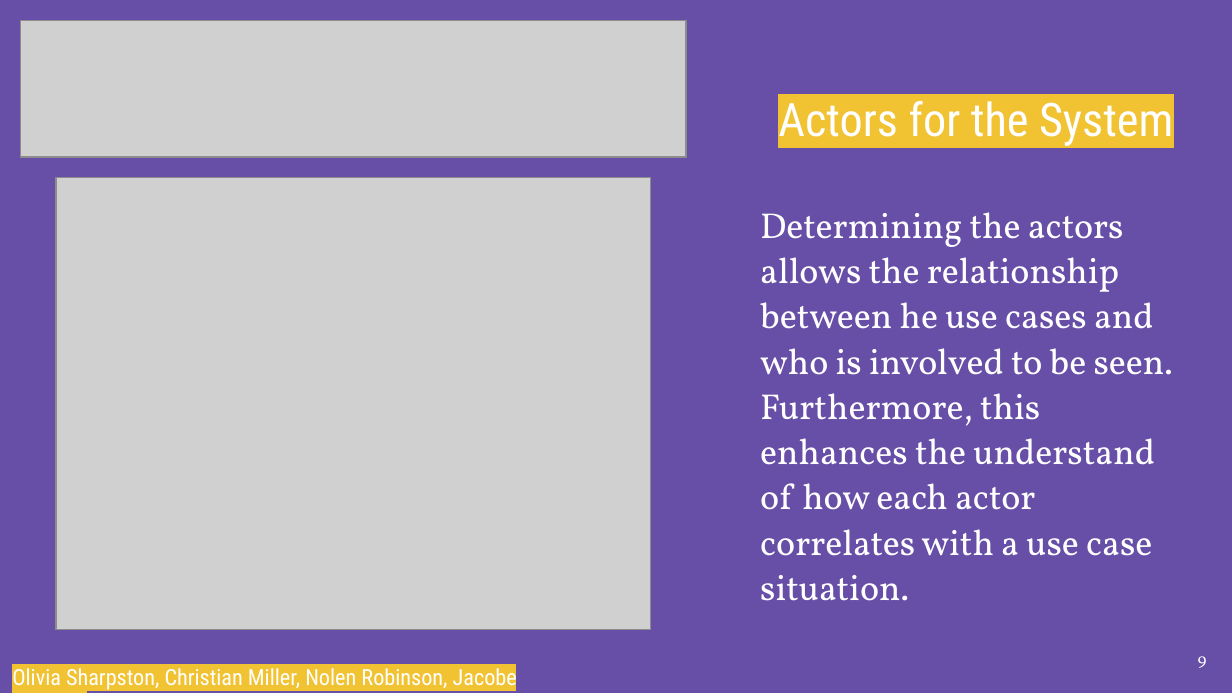
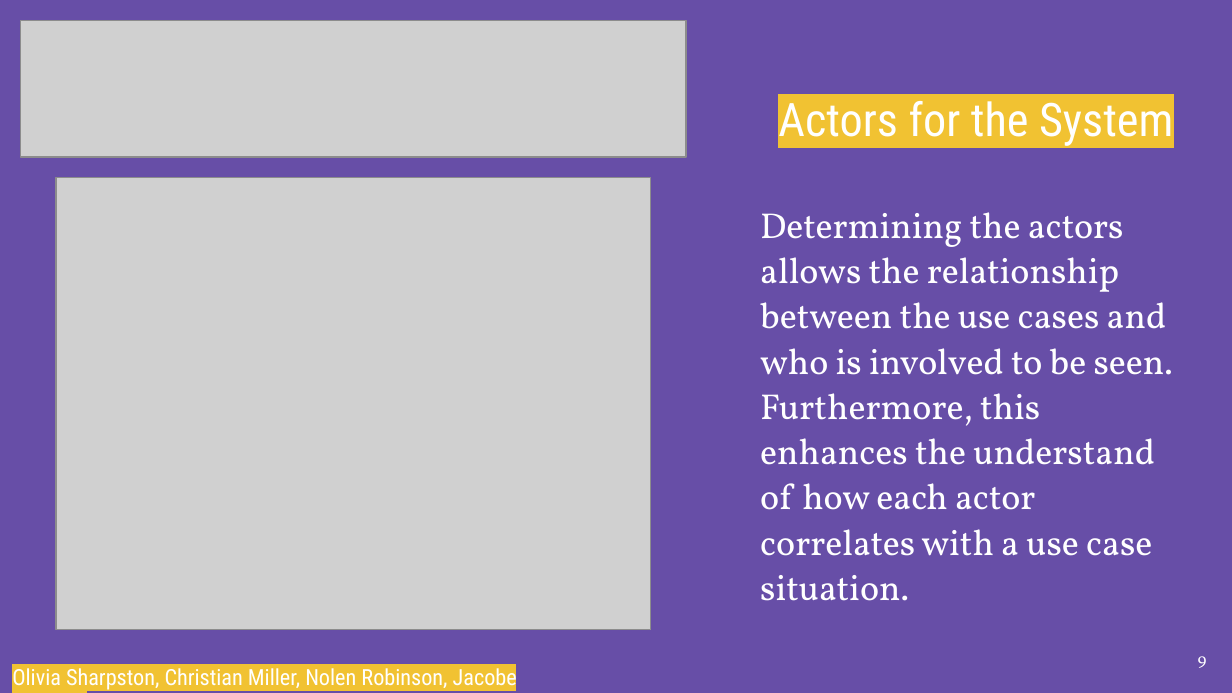
Before and after one commit to Olivia-Sharpston/Group-Final-Project-Davis, a slide deck: slide 9 of CIS330 Slideshow.pptx. Drawn at 1232x693 pixels with LibreOffice and Linux fonts; fonts in the diff are those of the drawing; grey boxes stand for pictures. Boxes give left, top, right and bottom in pixels: in the first picture for what was removed or moved away, otherwise in the second. Text is boxed around its words. In the diff, an @@ line names an element or a change of style, - is before the commit and + after.

```diff
--- a/CIS330 Slideshow.pptx
+++ b/CIS330 Slideshow.pptx
@@ text at [760, 212, 1173, 556]: text changed @@
-Determining the actors allows the relationship between he use cases and who is involved to be seen. Furthermore, this enhances the understand of how each actor correlates with a use case situation.
+Determining the actors allows the relationship between the use cases and who is involved to be seen. Furthermore, this enhances the understand of how each actor correlates with a use case situation.
```
Also in this commit, not shown: 2 other slides changed, 1 slide removed, 1 other file.
